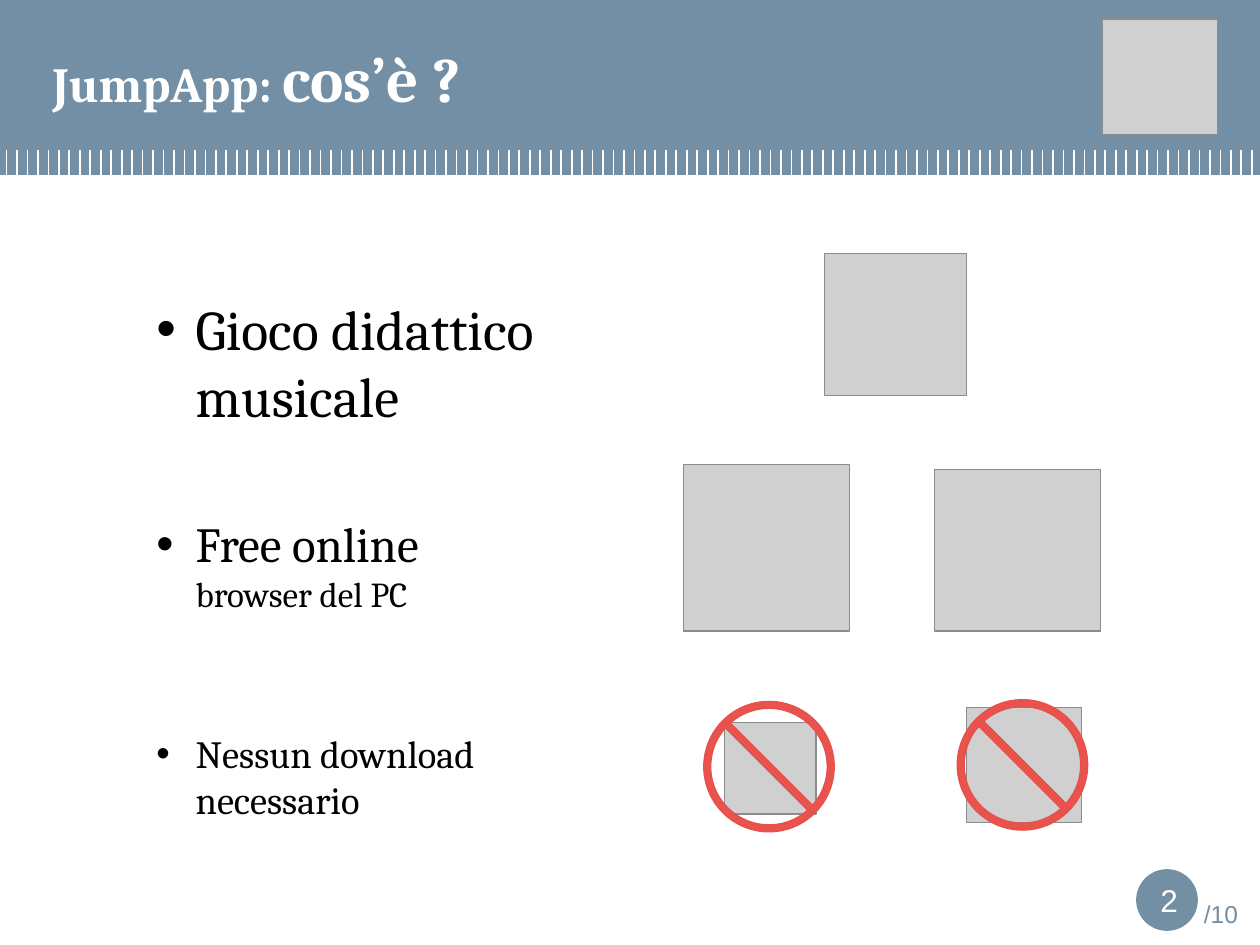
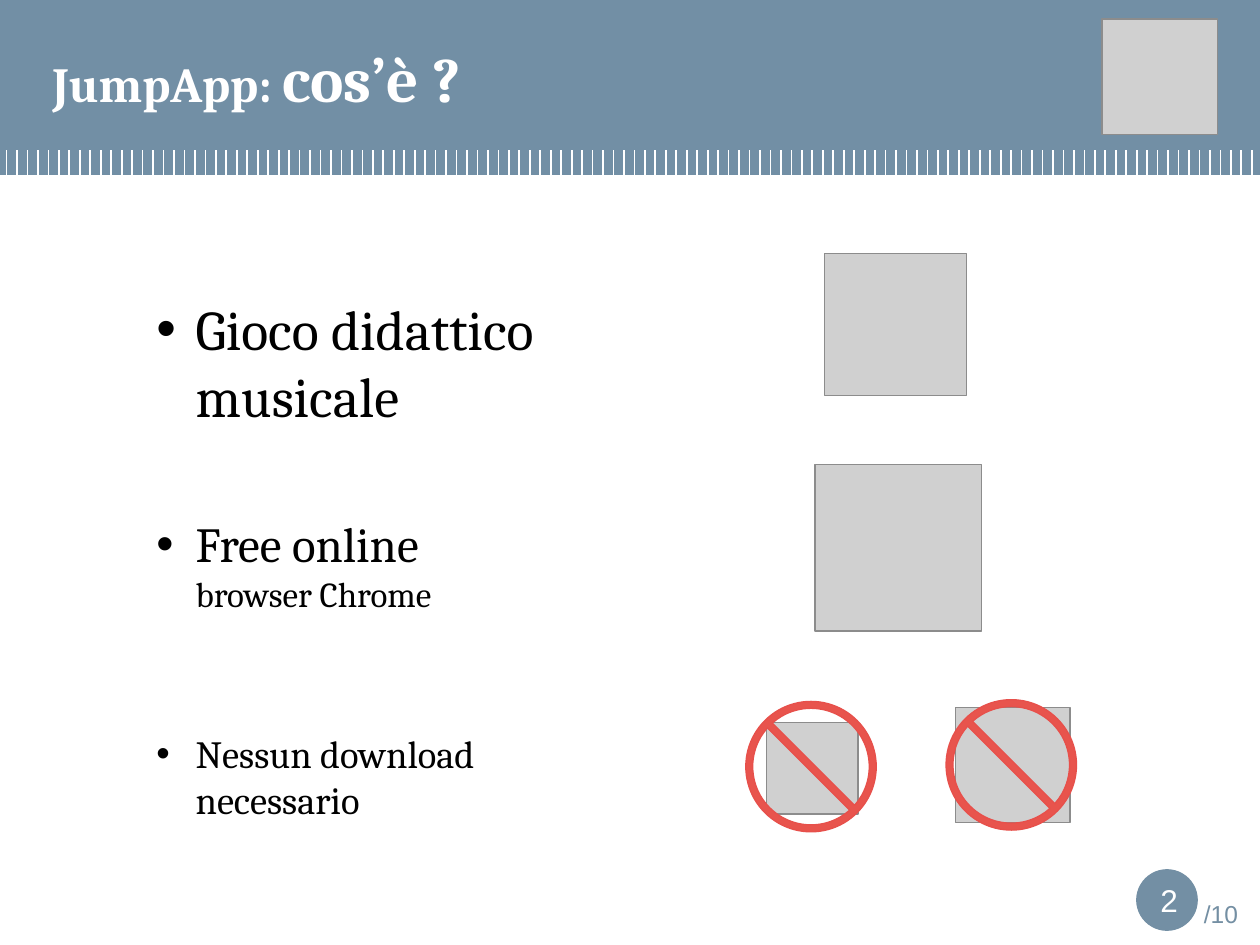
Before and after one commit to maeprojects/jumpapp, a slide deck: slide 2 of bozza presentation.pptx. Drawn at 1260x945 pixels with LibreOffice and Linux fonts; fonts in the diff are those of the drawing; grey boxes stand for pictures; background and template pictures are left out. Boxes give left, top, right and bottom in pixels: in the first picture for what was removed or moved away, otherwise in the second. Text is boxed around its words. In the diff, an @@ line names an element or a change of style, - is before the commit and + after.

Commit message:
Update browser image

```diff
--- a/bozza presentation.pptx
+++ b/bozza presentation.pptx
@@ picture moved from (x1=683, y1=465, x2=849, y2=631) to (x1=815, y1=465, x2=982, y2=631) @@
@@ picture removed at (x1=935, y1=469, x2=1101, y2=631) @@
@@ text at (x1=196, y1=528, x2=432, y2=608): text changed @@
-• Free online
-  browser del PC
+• Free online
+  browser Chrome
@@ no-entry sign moved from (x1=704, y1=702, x2=835, y2=833) to (x1=746, y1=702, x2=877, y2=833) @@
@@ no-entry sign moved from (x1=958, y1=699, x2=1089, y2=830) to (x1=946, y1=699, x2=1077, y2=830) @@
@@ picture moved from (x1=966, y1=708, x2=1081, y2=823) to (x1=955, y1=708, x2=1070, y2=823) @@
@@ picture moved from (x1=724, y1=722, x2=816, y2=814) to (x1=766, y1=722, x2=858, y2=814) @@
```
